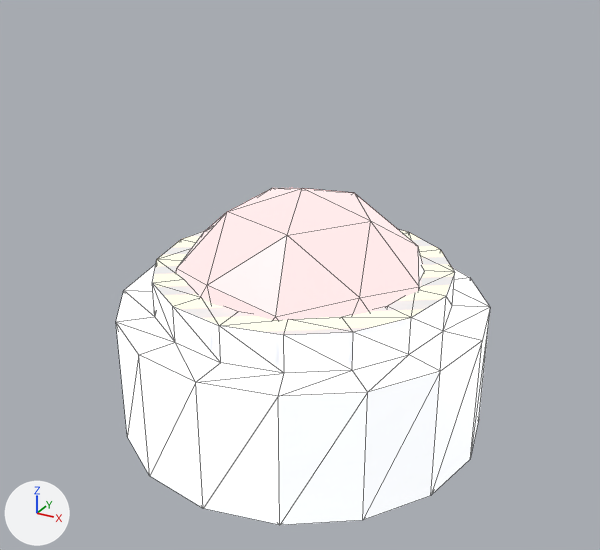
Before and after pictures for a commit that changed the COLLADA model assets/models/terminal/terminal.dae.
Before and after are seen from a 50 mm camera at (30.2, -55.4, 30.9) aimed at (0.0, -0.5, 3.4). Arrows for +X, +Y and +Z are at lower left; the lights stay in place. Mesh edges are drawn as thin lines.

The scene before the commit, as lines of its bpy script (objects in view):
```python
me_terminal = bpy.data.meshes.new('terminal')
me_terminal.from_pydata(...)  # 138 vertices, 268 faces; spans x -15.4..15.4, y -15.4..15.4, z -12.1..10.7
# faces by material slot: [124, 32, 32, 80]
me_terminal.materials.append(mat_plate)  # picture img_metal_plate_png
me_terminal.materials.append(mat_metal_edge)  # picture img_metal_edge_png
me_terminal.materials.append(mat_hazzard)  # picture img_hazzard_png
me_terminal.materials.append(mat_lens)
ob_terminal = bpy.data.objects.new('terminal', me_terminal)
ob_terminal.location = (0.0, 0.0, 0.0)
```
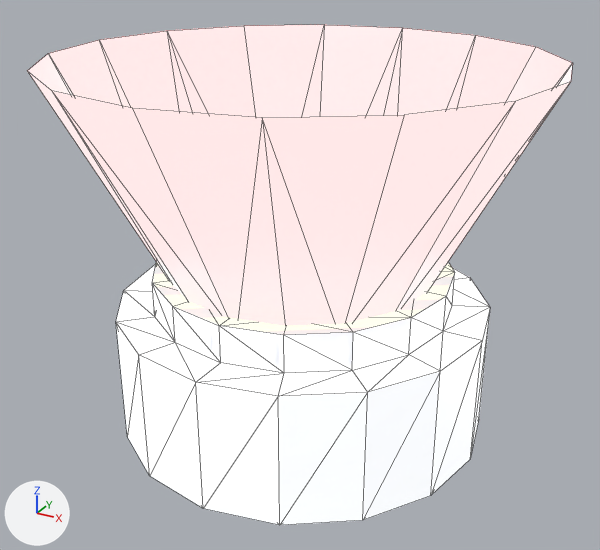
Edits to the bpy script that builds the scene:
```text
Add mat_ray:
    mat_ray = bpy.data.materials.new('ray')
    # nodes: BsdfPrincipled, OutputMaterial, VertexColor
    # colours: white #e7e7e7
Add me_ray:
    me_ray.from_pydata(...)  # 32 vertices, 32 faces; spans x -19.6..19.5, y -19.6..19.5, z 2.4..20.8
    me_ray.materials.append(mat_ray)
Add ob_ray:
    ob_ray = bpy.data.objects.new('ray', me_ray)
    ob_ray.location = (0.0, 0.0, 0.0)
```

Pixel boxes [x1, y1, x2, y2] of what changed, in the pictures (600 x 550 px):
'ray', added: after [27, 25, 573, 326]
